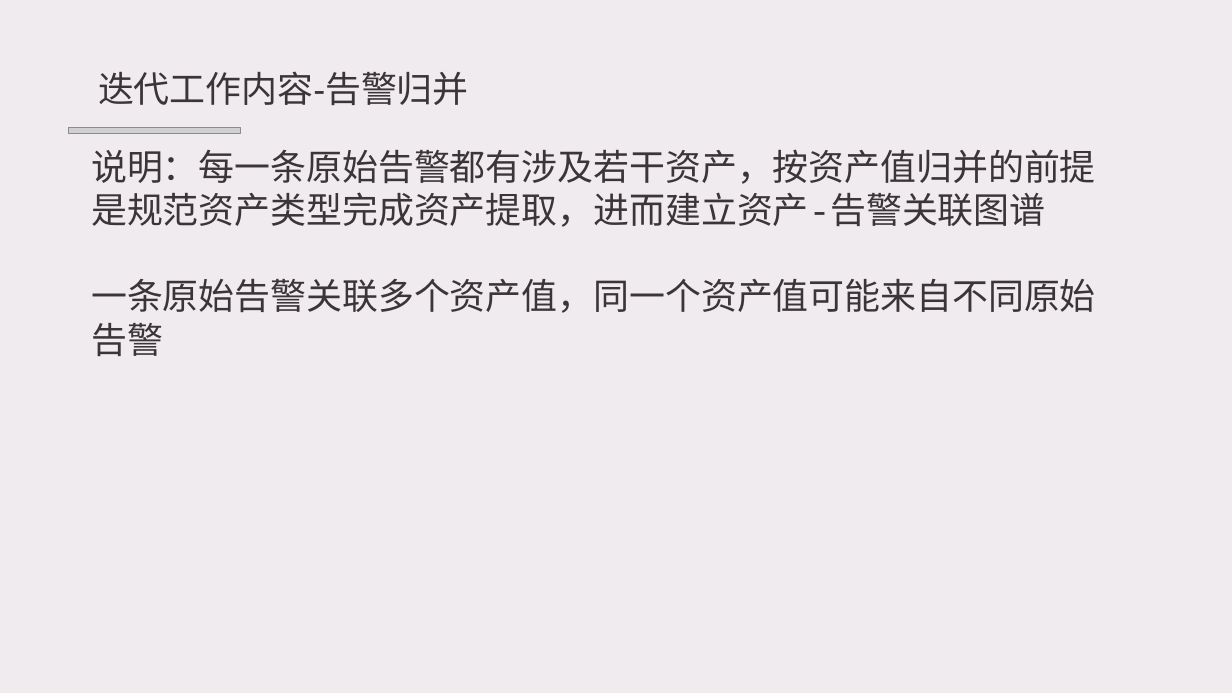
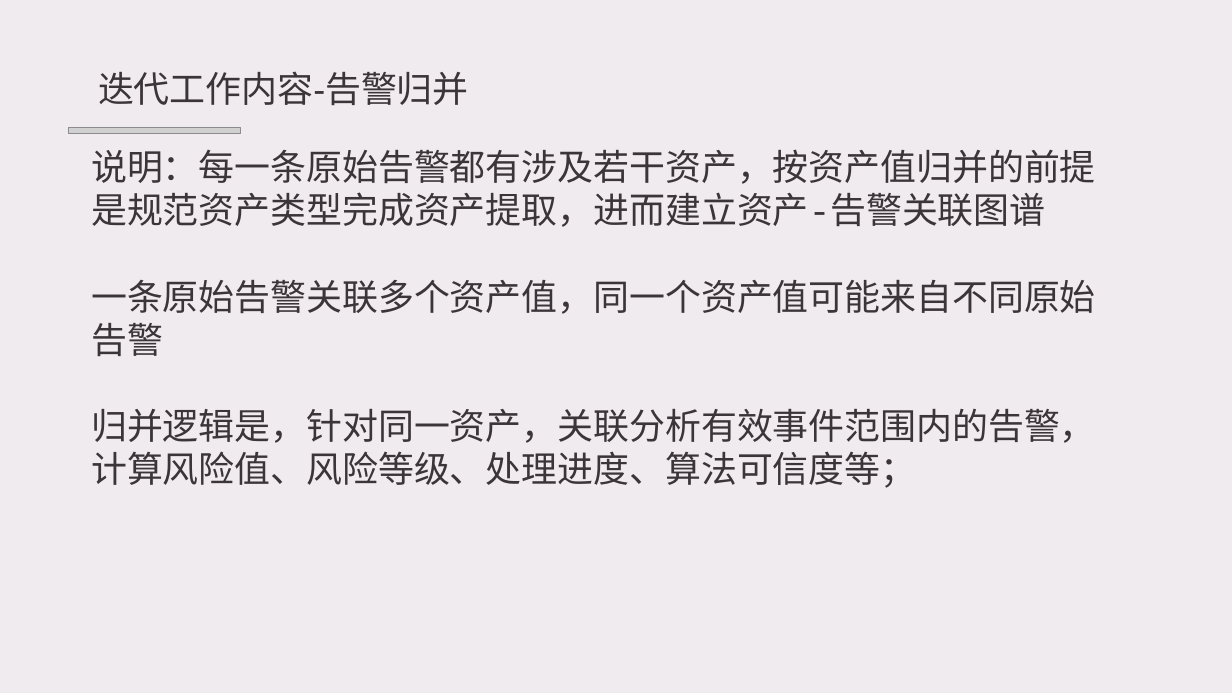
Before and after one commit to lkpnotice/lkptest2, a slide deck: slide 5 of 入职总结-坤极.pptx. Drawn at 1232x693 pixels with LibreOffice and Linux fonts; fonts in the diff are those of the drawing; grey boxes stand for pictures; background and template pictures are left out. Boxes give left, top, right and bottom in pixels: in the first picture for what was removed or moved away, otherwise in the second. Text is boxed around its words. In the diff, an @@ line names an element or a change of style, - is before the commit and + after.

Commit message:
告警归并
添加告警归并slides

```diff
--- a/入职总结-坤极.pptx
+++ b/入职总结-坤极.pptx
@@ text at (x1=91, y1=409, x2=1096, y2=488): paragraph added @@
+归并逻辑是，针对同一资产，关联分析有效事件范围内的告警，计算风险值、风险等级、处理进度、算法可信度等；
```
Also in this commit, not shown: 1 other slide changed, 2 slides added.
